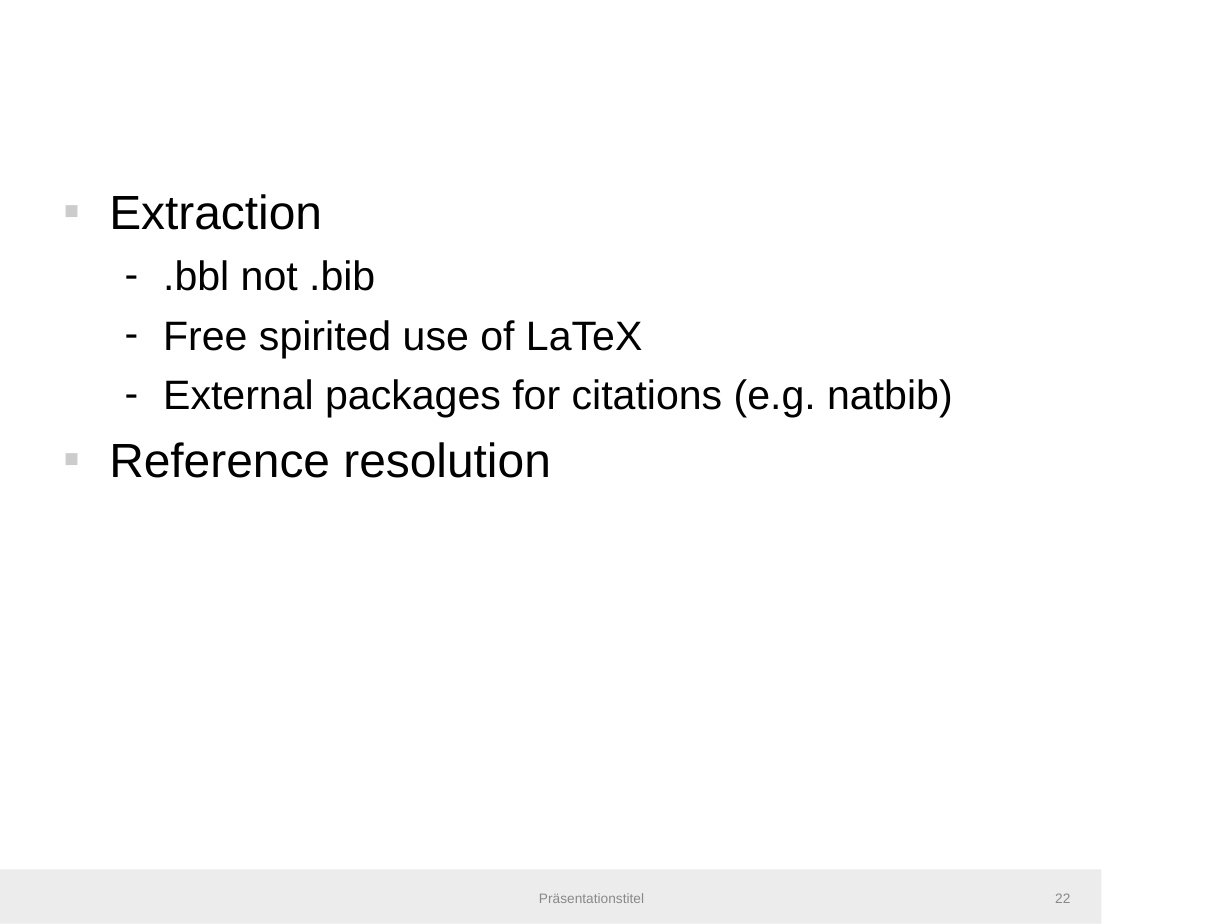
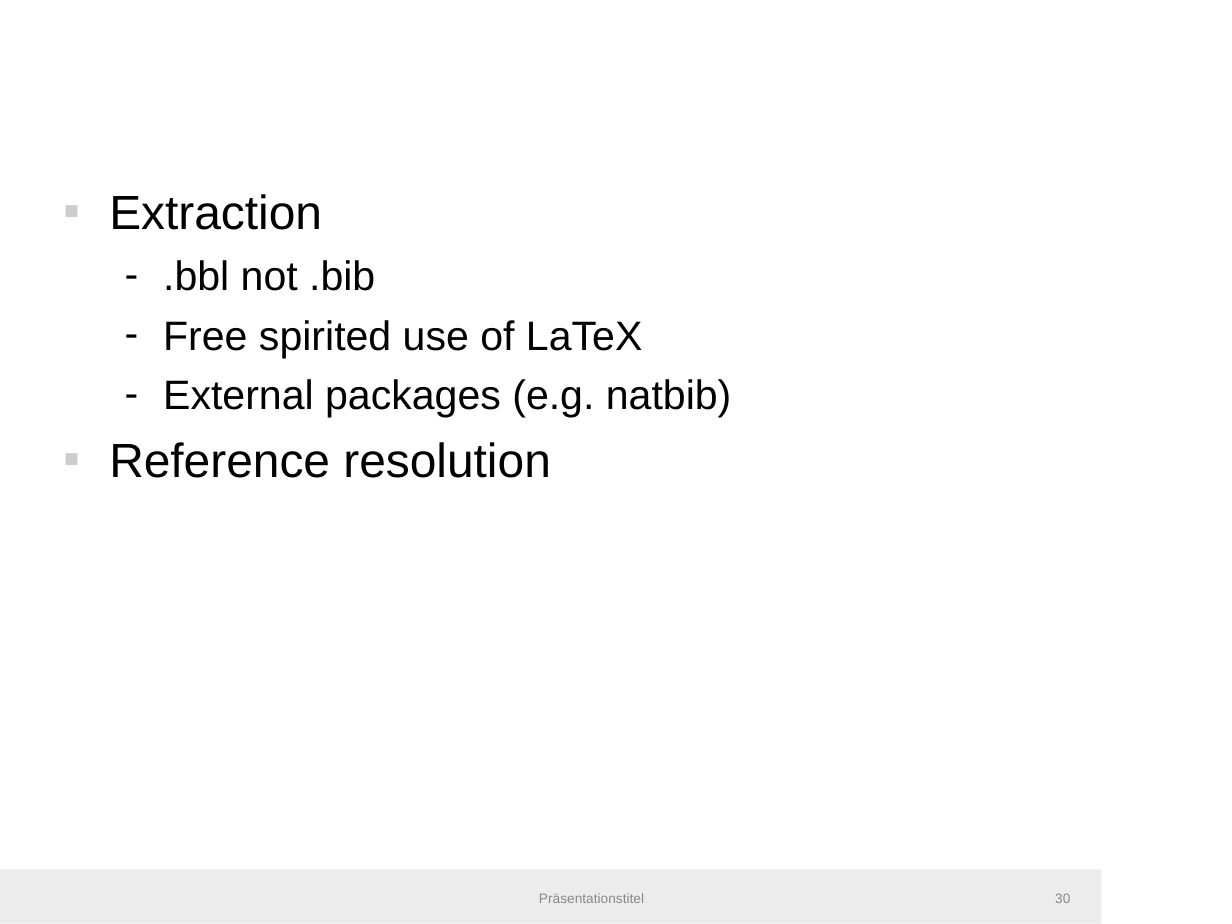
Before and after one commit to IllDepence/master_thesis, a slide deck: slide 30 of misc/bir_presentation/bir2019.odp (slide 22 before the commit). Drawn at 1232x924 pixels with LibreOffice and Linux fonts; fonts in the diff are those of the drawing; background and template pictures are left out. Boxes give left, top, right and bottom in pixels: in the first picture for what was removed or moved away, otherwise in the second. Text is boxed around its words. In the diff, an @@ line names an element or a change of style, - is before the commit and + after.

Commit message:
last tweaks on BIR presentation

```diff
--- a/misc/bir_presentation/bir2019.odp
+++ b/misc/bir_presentation/bir2019.odp
@@ text at bbox=[163, 379, 732, 417]: text changed @@
-  – External packages for citations (e.g. natbib)
+  – External packages (e.g. natbib)
@@ page number at bbox=[1055, 893, 1070, 903]: text changed @@
-22
+30
```
Also in this commit, not shown: 5 other slides changed, 3 slides removed, 1 other file.
